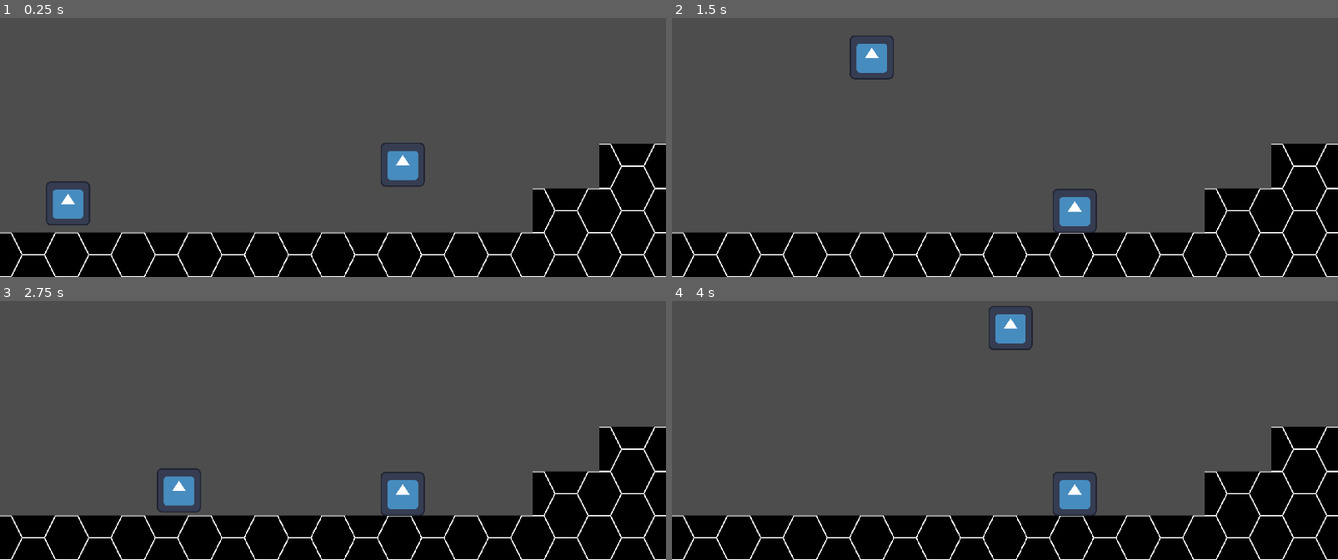
Above: before the commit, frames 1-4 (two rows, left to right).
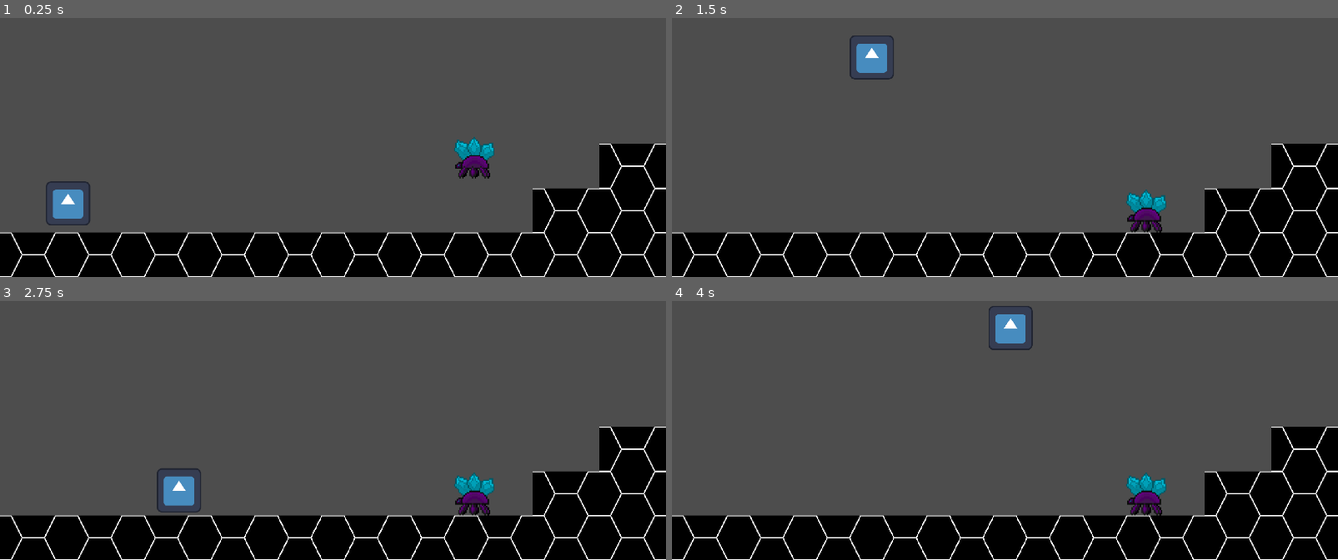
Above: after the commit, the same moments.

Repository: Shadow-Diamond/Platformer
Game: Godot game, scene res://Level-Scenes/Virellia.tscn
Same seed, same stepped clock (60 frames per second), same inputs: the game is played once before the commit and once after it. The project has no main scene, so this scene is started directly. The engine's default icon, where the game draws it, is replaced by a stand-in: a white triangle on a blue panel in a dark square.
Inputs:
- Up to frame 1 (0.25 s): no input
- Up to frame 2 (1.5 s): hold D (Right) from 0.53 s (still down); tap W (Up) at 0.77 s
- Up to frame 3 (2.75 s): tap W (Up) at 1.52 s; release D (Right) at 2.03 s; hold A (Left) from 2.03 s (still down)
- Up to frame 4 (4 s): release A (Left) at 2.78 s; hold D (Right) from 2.78 s (still down); tap W (Up) at 3.02, 3.77 s

The runs differ from the first frame. In frame 1, 1.3% of the frame differs, in the area x 57-75%, y 45-66%; in frame 2, 1.3%, in the area x 57-75%, y 65-83%; in frame 3, 1.3%; in frame 4, 1.3%.

Commit message:
Shardback Crawler

Diff:
--- /dev/null
+++ b/Character-Scenes/Enemy-Scenes/Virellia/Shardback_Crawler.tscn
@@ -0,0 +1,121 @@
+[gd_scene load_steps=16 format=3 uid="uid://n8w37b6pwmen"]
+
+[ext_resource type="Script" uid="uid://35ffb8r8ldlu" path="res://Scripts/Virellia/shardback_crawler.gd" id="1_vk2dh"]
+[ext_resource type="Texture2D" uid="uid://di7u3ure5gtnt" path="res://Textures/Virellia/Enemy_Textures/Shardback_Crawler.png" id="2_d572j"]
+
+[sub_resource type="AtlasTexture" id="AtlasTexture_55rtx"]
+atlas = ExtResource("2_d572j")
+region = Rect2(0, 32, 32, 32)
+
+[sub_resource type="AtlasTexture" id="AtlasTexture_ddeaf"]
+atlas = ExtResource("2_d572j")
+region = Rect2(32, 32, 32, 32)
+
+[sub_resource type="AtlasTexture" id="AtlasTexture_8hqd1"]
+atlas = ExtResource("2_d572j")
+region = Rect2(64, 32, 32, 32)
+
+[sub_resource type="AtlasTexture" id="AtlasTexture_j14c8"]
+atlas = ExtResource("2_d572j")
+region = Rect2(96, 32, 32, 32)
+
+[sub_resource type="AtlasTexture" id="AtlasTexture_vk2dh"]
+atlas = ExtResource("2_d572j")
+region = Rect2(0, 96, 32, 32)
+
+[sub_resource type="AtlasTexture" id="AtlasTexture_d572j"]
+atlas = ExtResource("2_d572j")
+region = Rect2(32, 96, 32, 32)
+
+[sub_resource type="AtlasTexture" id="AtlasTexture_wac4n"]
+atlas = ExtResource("2_d572j")
+region = Rect2(64, 96, 32, 32)
+
+[sub_resource type="AtlasTexture" id="AtlasTexture_6so4c"]
+atlas = ExtResource("2_d572j")
+region = Rect2(96, 96, 32, 32)
+
+[sub_resource type="AtlasTexture" id="AtlasTexture_giyo3"]
+atlas = ExtResource("2_d572j")
+region = Rect2(128, 96, 32, 32)
+
+[sub_resource type="AtlasTexture" id="AtlasTexture_1cmo2"]
+atlas = ExtResource("2_d572j")
+region = Rect2(160, 96, 32, 32)
+
+[sub_resource type="SpriteFrames" id="SpriteFrames_wac4n"]
+animations = [{
+"frames": [{
+"duration": 1.0,
+"texture": SubResource("AtlasTexture_55rtx")
+}, {
+"duration": 1.0,
+"texture": SubResource("AtlasTexture_ddeaf")
+}, {
+"duration": 1.0,
+"texture": SubResource("AtlasTexture_8hqd1")
+}, {
+"duration": 1.0,
+"texture": SubResource("AtlasTexture_j14c8")
+}],
+"loop": true,
+"name": &"Idle",
+"speed": 3.0
+}, {
+"frames": [{
+"duration": 1.0,
+"texture": SubResource("AtlasTexture_vk2dh")
+}, {
+"duration": 1.0,
+"texture": SubResource("AtlasTexture_d572j")
+}, {
+"duration": 1.0,
+"texture": SubResource("AtlasTexture_wac4n")
+}, {
+"duration": 1.0,
+"texture": SubResource("AtlasTexture_6so4c")
+}, {
+"duration": 1.0,
+"texture": SubResource("AtlasTexture_giyo3")
+}, {
+"duration": 1.0,
+"texture": SubResource("AtlasTexture_1cmo2")
+}],
+"loop": true,
+"name": &"Walk",
+"speed": 3.0
+}]
+
+[sub_resource type="RectangleShape2D" id="RectangleShape2D_6so4c"]
+size = Vector2(26, 28.9733)
+
+[sub_resource type="RectangleShape2D" id="RectangleShape2D_vk2dh"]
+size = Vector2(25.9466, 28.9404)
+
+[node name="ShardbackCrawler" type="CharacterBody2D"]
+scale = Vector2(4.00824, 4.00824)
+collision_layer = 2
+collision_mask = 6
+script = ExtResource("1_vk2dh")
+
+[node name="AnimatedSprite2D" type="AnimatedSprite2D" parent="."]
+sprite_frames = SubResource("SpriteFrames_wac4n")
+animation = &"Idle"
+frame_progress = 0.493093
+
+[node name="enemy_hit_box" type="CollisionShape2D" parent="."]
+visible = false
+position = Vector2(0, 1.51336)
+shape = SubResource("RectangleShape2D_6so4c")
+
+[node name="kill_box" type="Area2D" parent="."]
+visible = false
+collision_layer = 2
+collision_mask = 3
+
+[node name="kill_box_collision" type="CollisionShape2D" parent="kill_box"]
+position = Vector2(-1.07068e-06, 1.49692)
+scale = Vector2(0.999999, 0.999999)
+shape = SubResource("RectangleShape2D_vk2dh")
+
+[connection signal="body_entered" from="kill_box" to="." method="_on_kill_box_body_entered"]
--- a/Character-Scenes/Player.tscn
+++ b/Character-Scenes/Player-Scenes/Player.tscn
@@ -46,3 +46,13 @@
 drag_vertical_enabled = true
 drag_left_margin = 0.6
 drag_top_margin = 0.6
+
+[node name="death_delay" type="Timer" parent="."]
+wait_time = 0.5
+one_shot = true
+
+[node name="respawn_delay" type="Timer" parent="."]
+one_shot = true
+
+[connection signal="timeout" from="death_delay" to="." method="_on_death_delay_timeout"]
+[connection signal="timeout" from="respawn_delay" to="." method="_on_respawn_delay_timeout"]
--- a/Level-Scenes/Tutorial.tscn
+++ b/Level-Scenes/Tutorial.tscn
@@ -1,8 +1,8 @@
 [gd_scene load_steps=4 format=4 uid="uid://d0q5wqqade5qg"]
 
-[ext_resource type="PackedScene" uid="uid://ir14n1jx3qm8" path="res://Character-Scenes/Player.tscn" id="1_rr58k"]
+[ext_resource type="PackedScene" uid="uid://ir14n1jx3qm8" path="res://Character-Scenes/Player-Scenes/Player.tscn" id="1_rr58k"]
 [ext_resource type="PackedScene" uid="uid://dsm7nf1e7xnrp" path="res://TileMaps/TempGround.tscn" id="2_yi76w"]
-[ext_resource type="PackedScene" uid="uid://dpopc56aigxfc" path="res://Character-Scenes/Stationary-Enemy.tscn" id="3_w1ktb"]
+[ext_resource type="PackedScene" uid="uid://dpopc56aigxfc" path="res://Character-Scenes/Enemy-Scenes/Stationary-Enemy.tscn" id="3_w1ktb"]
 
 [node name="Tutorial" type="Node2D"]
 
--- a/Level-Scenes/Virellia.tscn
+++ b/Level-Scenes/Virellia.tscn
@@ -1,17 +1,17 @@
 [gd_scene load_steps=4 format=4 uid="uid://d1mq3j5dynrpm"]
 
 [ext_resource type="PackedScene" uid="uid://crrp8ng8lxo4o" path="res://TileMaps/Virellia_Ground.tscn" id="1_vupj3"]
-[ext_resource type="PackedScene" uid="uid://dpopc56aigxfc" path="res://Character-Scenes/Stationary-Enemy.tscn" id="2_jmke8"]
-[ext_resource type="PackedScene" uid="uid://ir14n1jx3qm8" path="res://Character-Scenes/Player.tscn" id="3_jpxfj"]
+[ext_resource type="PackedScene" uid="uid://ir14n1jx3qm8" path="res://Character-Scenes/Player-Scenes/Player.tscn" id="3_jpxfj"]
+[ext_resource type="PackedScene" uid="uid://n8w37b6pwmen" path="res://Character-Scenes/Enemy-Scenes/Virellia/Shardback_Crawler.tscn" id="3_vupj3"]
 
 [node name="Virellia" type="Node2D"]
 
 [node name="VirelliaGround" parent="." instance=ExtResource("1_vupj3")]
 tile_map_data = PackedByteArray("AAAHAP//AAAAAAAAAAAIAP//AAAAAAAAAAAIAP7/AAAAAAAAAAAGAP//AAAAAAAAAAAFAP//AAAAAAAAAAAEAP …(1408 unchanged characters)…
 
-[node name="Stationary-Enemy" parent="." instance=ExtResource("2_jmke8")]
-position = Vector2(1161, -353)
-
 [node name="Player" parent="." instance=ExtResource("3_jpxfj")]
 position = Vector2(196, -241)
 Jump_Velocity = 960.0
+
+[node name="ShardbackCrawler" parent="." instance=ExtResource("3_vupj3")]
+position = Vector2(1365, -377)
--- a/Scripts/PlayerMovement.gd
+++ b/Scripts/PlayerMovement.gd
@@ -10,8 +10,14 @@
 @export var mc_right_marg: float
 @export var mc_bottom_marg: float
 
+@onready var death_delay: Timer = $death_delay
+@onready var collision_shape_2d: CollisionShape2D = $CollisionShape2D
+@onready var respawn_delay: Timer = $respawn_delay
+
 var dead = false
 var health = 1
+var death_delay_passed: bool = false
+var player_death: bool = false
 
 signal hit_player
 signal kill_bounce
@@ -45,9 +51,17 @@
 			velocity.x = Speed
 		else:
 			velocity.x = 0
-	else:
+	elif not death_delay_passed:
 		velocity.x = 0
 		velocity.y = 0
+	else:
+		if !player_death:
+			collision_shape_2d.queue_free()
+			player_death = true
+			velocity.y = -Jump_Velocity/kill_bounce_decrease
+			respawn_delay.start()
+		velocity += get_gravity() * delta
+
 
 	move_and_slide()
 
@@ -57,6 +71,7 @@
 		1:
 			dead = true
 			health -= 1
+			death_delay.start()
 		2:
 			health -= 1
 		3:
@@ -64,3 +79,11 @@
 
 func _on_kill_bounce():
 	velocity.y = -Jump_Velocity/kill_bounce_decrease
+
+
+func _on_death_delay_timeout() -> void:
+	death_delay_passed = true
+
+
+func _on_respawn_delay_timeout() -> void:
+	pass # Replace with function body.
--- a/Scripts/Virellia/shardback_crawler.gd
+++ b/Scripts/Virellia/shardback_crawler.gd
@@ -1 +1,27 @@
-extends Node
+extends CharacterBody2D
+
+@onready var sprite: AnimatedSprite2D = $AnimatedSprite2D
+@onready var player: CharacterBody2D = $"../Player"
+@onready var kill_box: Area2D = $kill_box
+
+@export var stationary: bool = true
+
+var delayed: bool = false
+
+func _ready() -> void:
+	sprite.play("Idle")
+
+func _physics_process(delta: float) -> void:
+	# Add the gravity.
+	if not is_on_floor():
+		velocity += get_gravity() * delta
+
+	move_and_slide()
+
+	if !stationary:
+		pass
+
+func _on_kill_box_body_entered(body: CharacterBody2D) -> void:
+	if body == player:
+		print("Enemy damage player signal")
+		player.emit_signal("hit_player")
--- a/TileMaps/Virellia_Ground.tscn
+++ b/TileMaps/Virellia_Ground.tscn
@@ -1,6 +1,6 @@
 [gd_scene load_steps=4 format=3 uid="uid://crrp8ng8lxo4o"]
 
-[ext_resource type="Texture2D" uid="uid://b6imw6oceduil" path="res://Textures/Ground Textures/silver-black_Hex_tiles.png" id="1_hsfuu"]
+[ext_resource type="Texture2D" uid="uid://b6imw6oceduil" path="res://Textures/Virellia/Ground_textures/silver-black_Hex_tiles.png" id="1_hsfuu"]
 
 [sub_resource type="TileSetAtlasSource" id="TileSetAtlasSource_uxngc"]
 texture = ExtResource("1_hsfuu")
Renamed: Character-Scenes/Stationary-Enemy.tscn -> Character-Scenes/Enemy-Scenes/Stationary-Enemy.tscn
Not shown, changed: Ideas.txt
Binary file added: Textures/Virellia/Enemy_Textures/Shardback_Crawler.png
Not shown, changed: Textures/Virellia/Enemy_Textures/Shardback_Crawler.png.import
Renamed: Textures/Ground Textures/silver-black_Hex_tiles.png -> Textures/Virellia/Ground_textures/silver-black_Hex_tiles.png
Not shown, added: Textures/Virellia/Ground_textures/silver-black_Hex_tiles.png.import
